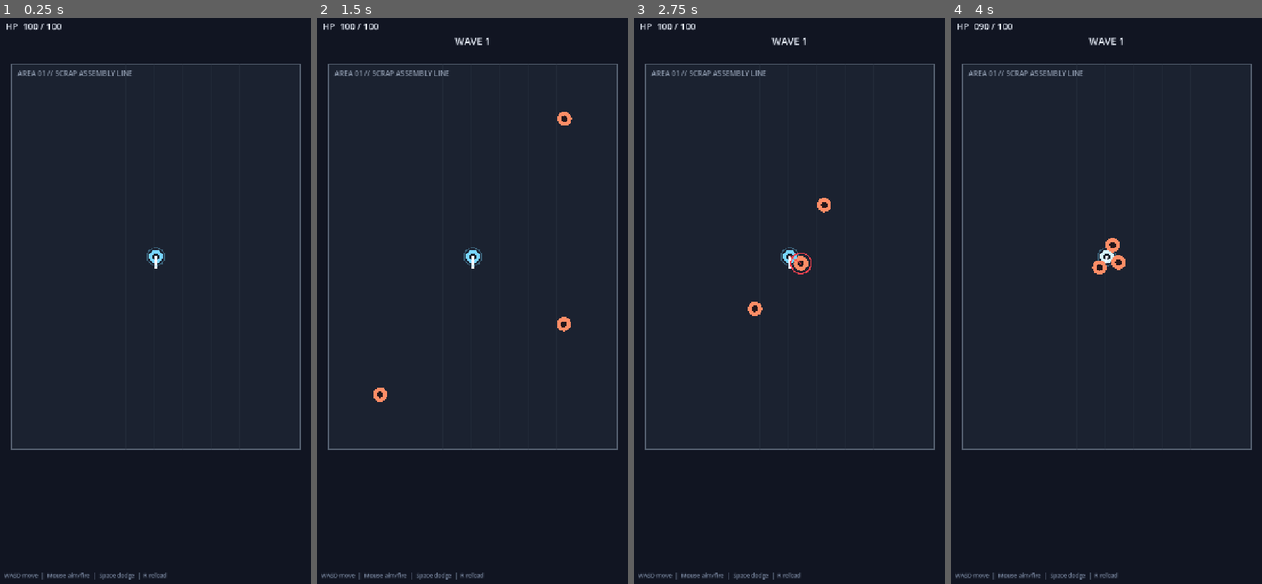
Above: before the commit, frames 1-4 (left to right).
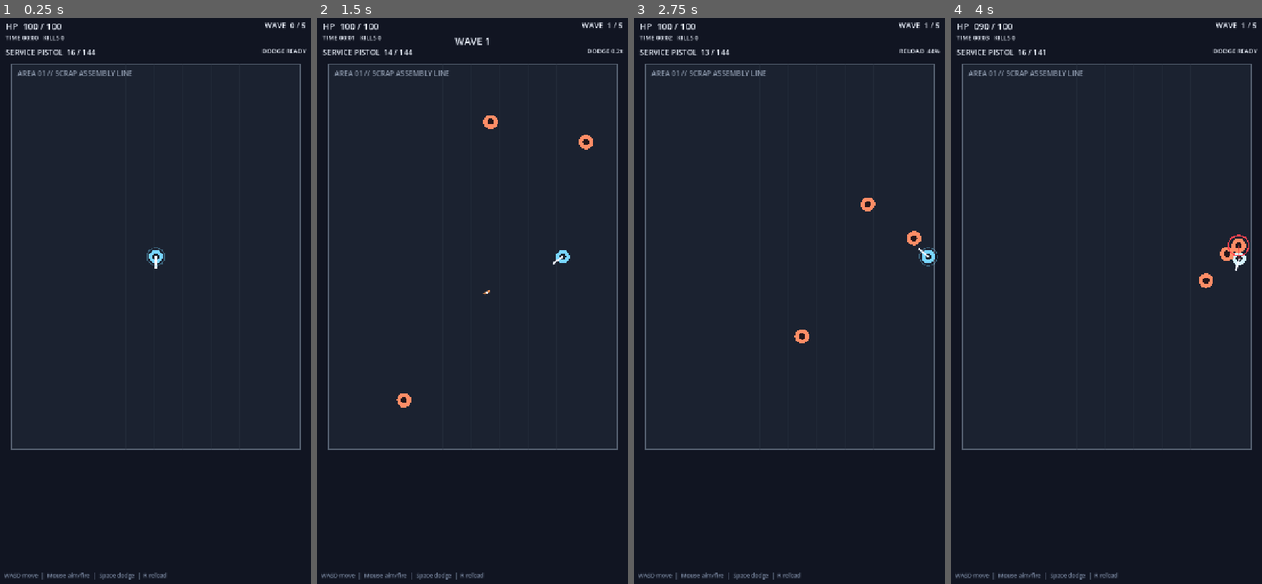
Above: after the commit, the same moments.

Repository: donly987647-max/Topdown-roguelite
Game: Godot game, scene res://scenes/main.tscn
The game is run twice, just before and just after one commit, with the same random seed, the same clock (stepped at 60 frames per second) and the same inputs.
Inputs (mouse positions are in pixels of both pictures, inside the frame that each line leads up to):
- Up to frame 1 (0.25 s): no input
- Up to frame 2 (1.5 s): tap Enter at 0.5 s; move the mouse to (544, 267) at 0.52 s; hold D 0.53-1.25 s; tap R at 0.6 s; click (544, 267) at 0.67 s; tap Space at 0.77 s; drag from (407, 323) to (456, 414) at 1.27 s
- Up to frame 3 (2.75 s): move the mouse to (820, 170) at 2.02 s; hold D from 2.03 s (still down); tap R at 2.1 s
- Up to frame 4 (4 s): release D at 2.75 s; drag from (1090, 414) to (1010, 210) at 2.77 s; move the mouse to (1202, 385) at 3.52 s; hold A from 3.53 s (still down); tap R at 3.6 s; tap Space at 3.77 s

The runs differ from the first frame. In frame 1, 0.4% of the frame differs, in the area x 1-99%, y 0-7%; in frame 2, 1.1%; in frame 3, 1.2%, in the area x 1-99%, y 0-58%; in frame 4, 1.2%.
Error before the commit: Parse Error: Too many arguments for "setup()" call. Expected at most 6 but received 7. (res://scripts/combat/weapon_controller.gd:179)

Commit message:
Add modular projectile effects

Diff:
--- a/scripts/combat/projectile.gd
+++ b/scripts/combat/projectile.gd
@@ -7,20 +7,39 @@
 var source: Node
 var lifetime := 0.0
 var max_lifetime := 1.8
+var pierce_left := 0
+var pierce_damage_decay := 0.0
+var ricochet_left := 0
+var ricochet_damage_multiplier := 1.0
+var effect := ""
+var effect_strength := 1.0
+var explosion_radius := 0.0
+var explosion_damage_multiplier := 0.6
+var hit_rids: Array[RID] = []
 
-func setup(origin: Vector2, dir: Vector2, projectile_speed: float, projectile_damage: float, is_friendly: bool, shooter: Node) -> void:
+func setup(origin: Vector2, dir: Vector2, projectile_speed: float, projectile_damage: float, is_friendly: bool, shooter: Node, config: Dictionary = {}) -> void:
     global_position = origin
     direction = dir.normalized()
     speed = projectile_speed
     damage = projectile_damage
     friendly = is_friendly
     source = shooter
+    pierce_left = int(config.get("pierce_count", 0))
+    pierce_damage_decay = float(config.get("pierce_damage_decay", 0.0))
+    ricochet_left = int(config.get("ricochet_count", 0))
+    ricochet_damage_multiplier = float(config.get("ricochet_damage_multiplier", 1.0))
+    effect = String(config.get("effect", ""))
+    effect_strength = float(config.get("effect_strength", 1.0))
+    explosion_radius = float(config.get("explosion_radius", 0.0))
+    explosion_damage_multiplier = float(config.get("explosion_damage_multiplier", 0.6))
     z_index = 5
     queue_redraw()
 
 func _physics_process(delta: float) -> void:
     lifetime += delta
     if lifetime >= max_lifetime:
+        if explosion_radius > 0.0:
+            _explode(global_position, RID())
         queue_free()
         return
 
@@ -29,24 +48,87 @@
     query.collision_mask = (2 | 4) if friendly else (1 | 4)
     query.collide_with_areas = false
     query.collide_with_bodies = true
+    var excluded: Array[RID] = hit_rids.duplicate()
     if is_instance_valid(source) and source is CollisionObject2D:
-        query.exclude = [source.get_rid()]
+        excluded.append(source.get_rid())
+    query.exclude = excluded
 
     var hit := get_world_2d().direct_space_state.intersect_ray(query)
-    if not hit.is_empty():
-        global_position = hit.position
-        var collider = hit.get("collider")
-        if collider != null and collider.has_method("take_damage"):
-            var accepted: bool = collider.take_damage(damage, source)
-            if accepted and friendly:
-                GameManager.register_damage(damage)
-                EventBus.projectile_hit.emit({"damage": damage, "target": collider, "source": source})
+    if hit.is_empty():
+        global_position = next_position
+        return
+
+    global_position = hit.position
+    var collider = hit.get("collider")
+    var collider_rid: RID = hit.get("rid", RID())
+    var accepted := false
+    if collider != null and collider.has_method("take_damage"):
+        accepted = bool(collider.take_damage(damage, source))
+        if accepted and friendly:
+            GameManager.register_damage(damage)
+            EventBus.projectile_hit.emit({"damage": damage, "target": collider, "source": source, "effect": effect})
+            if collider.has_method("apply_weapon_effect") and not effect.is_empty():
+                collider.apply_weapon_effect(effect, effect_strength, damage, source)
+        if explosion_radius > 0.0:
+            _explode(global_position, collider_rid)
+            queue_free()
+            return
+        if accepted and pierce_left > 0:
+            pierce_left -= 1
+            damage *= maxf(0.0, 1.0 - pierce_damage_decay)
+            if collider_rid.is_valid():
+                hit_rids.append(collider_rid)
+            global_position += direction * 3.0
+            return
         queue_free()
         return
 
-    global_position = next_position
+    if ricochet_left > 0:
+        var normal: Vector2 = hit.get("normal", Vector2.ZERO)
+        if normal.length_squared() > 0.01:
+            direction = direction.bounce(normal).normalized()
+            ricochet_left -= 1
+            damage *= ricochet_damage_multiplier
+            global_position += direction * 3.0
+            queue_redraw()
+            return
+
+    if explosion_radius > 0.0:
+        _explode(global_position, RID())
+    queue_free()
+
+func _explode(position: Vector2, ignored_rid: RID) -> void:
+    if not friendly or explosion_radius <= 0.0:
+        return
+    var shape := CircleShape2D.new()
+    shape.radius = explosion_radius
+    var params := PhysicsShapeQueryParameters2D.new()
+    params.shape = shape
+    params.transform = Transform2D(0.0, position)
+    params.collision_mask = 2
+    params.collide_with_bodies = true
+    params.collide_with_areas = false
+    var results := get_world_2d().direct_space_state.intersect_shape(params, 24)
+    for item in results:
+        var body = item.get("collider")
+        var rid: RID = item.get("rid", RID())
+        if ignored_rid.is_valid() and rid == ignored_rid:
+            continue
+        if body != null and body.has_method("take_damage"):
+            var explosion_damage := damage * explosion_damage_multiplier
+            if body.take_damage(explosion_damage, source):
+                GameManager.register_damage(explosion_damage)
+                EventBus.projectile_hit.emit({"damage": explosion_damage, "target": body, "source": source, "effect": "explosion"})
 
 func _draw() -> void:
     var color := Color("ffe08a") if friendly else Color("ff5b66")
+    if friendly:
+        match effect:
+            "fire": color = Color("ff9d57")
+            "frost": color = Color("7ee7ff")
+            "electric": color = Color("e3db5f")
+            "corrosion": color = Color("8ee06f")
     draw_line(-direction * 7.0, direction * 7.0, color, 4.0, true)
     draw_circle(Vector2.ZERO, 2.5, Color.WHITE)
+    if explosion_radius > 0.0:
+        draw_arc(Vector2.ZERO, 6.0, 0.0, TAU, 12, Color(color, 0.55), 2.0)
